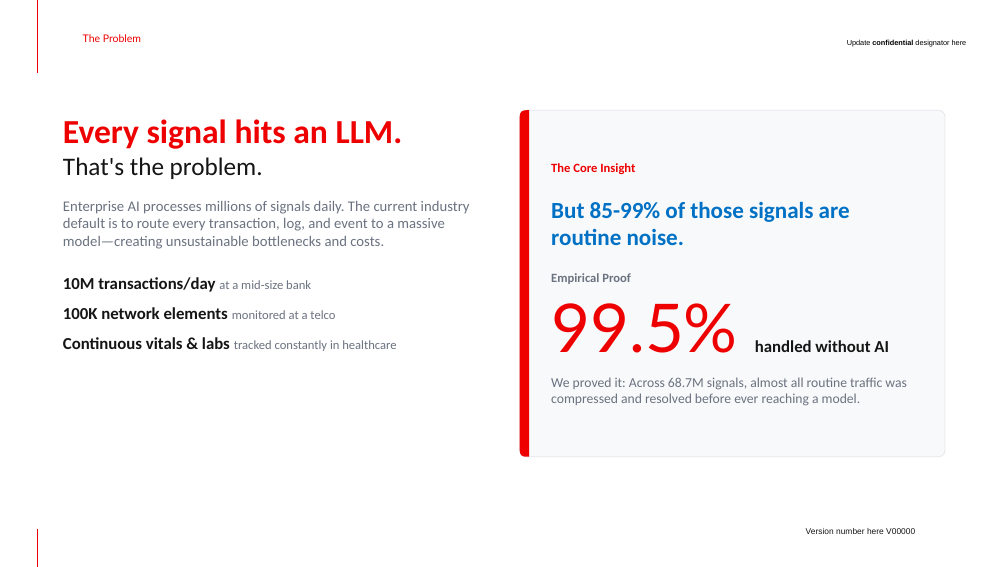
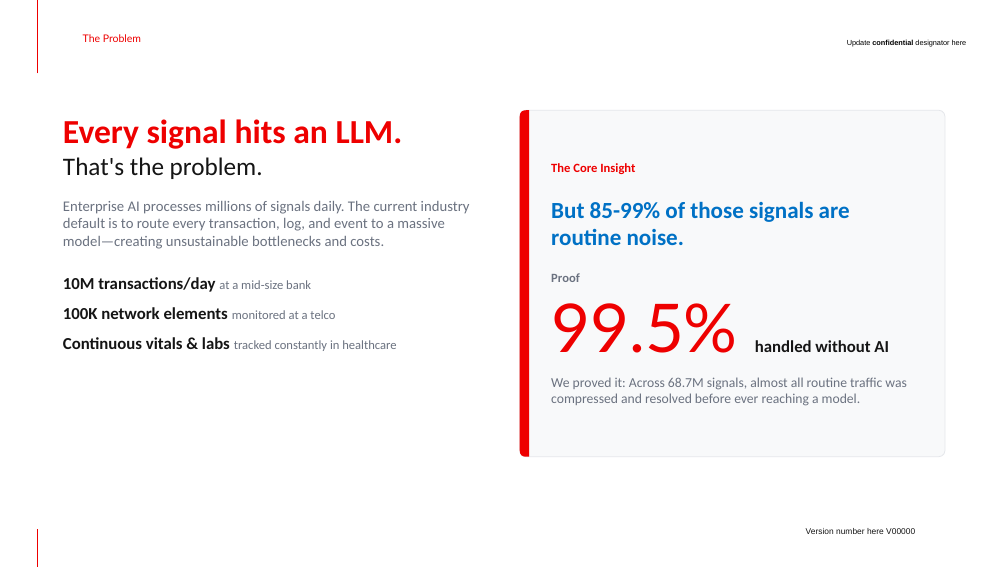
Before and after one commit to jkershawrh/cascade-compression, a slide deck: slide 2 of docs/Cascade-Compression-Whitepaper-Deck.pptx. Drawn at 1008x567 pixels with LibreOffice and Linux fonts; fonts in the diff are those of the drawing; background and template pictures are left out. Boxes give left, top, right and bottom in pixels: in the first picture for what was removed or moved away, otherwise in the second. Text is boxed around its words. In the diff, an @@ line names an element or a change of style, - is before the commit and + after.

```diff
--- a/docs/Cascade-Compression-Whitepaper-Deck.pptx
+++ b/docs/Cascade-Compression-Whitepaper-Deck.pptx
@@ text at <box>551,273,580,282</box>: text changed @@
-Empirical Proof
+Proof
```
Also in this commit, not shown: 5 other slides changed.
